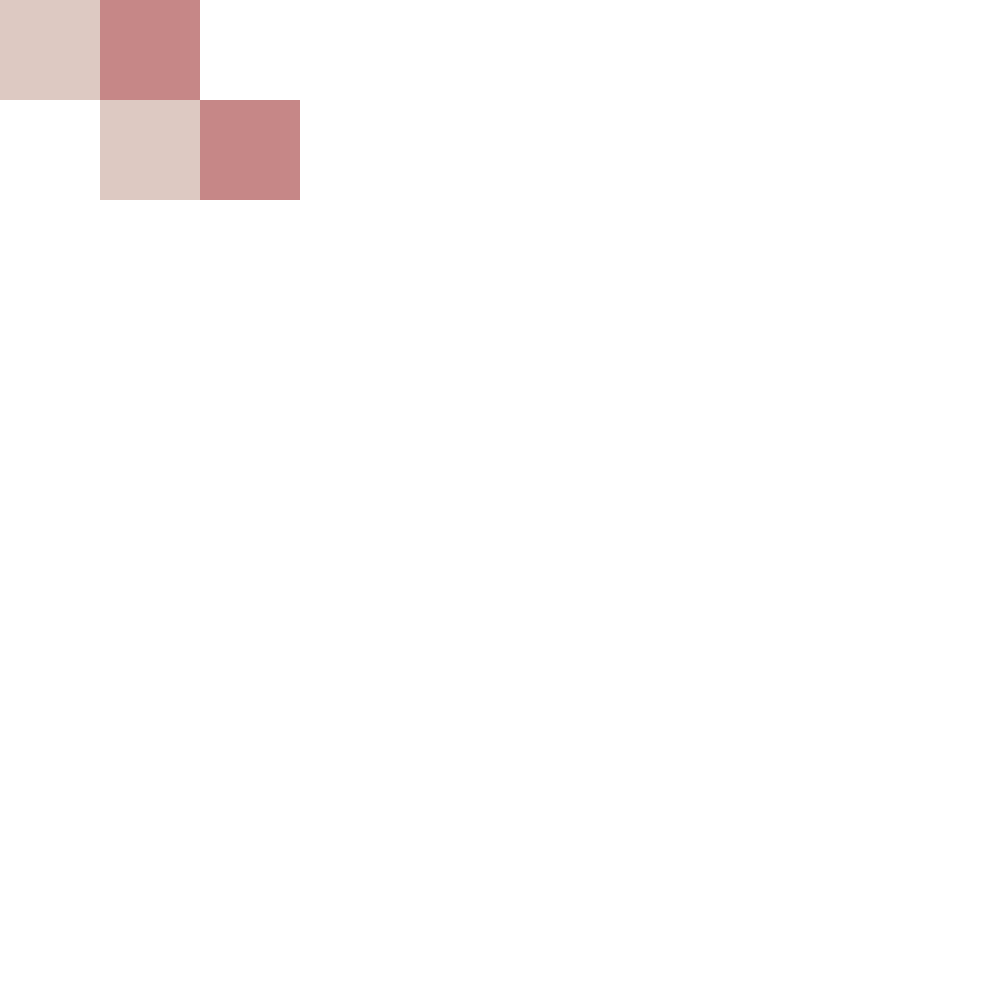
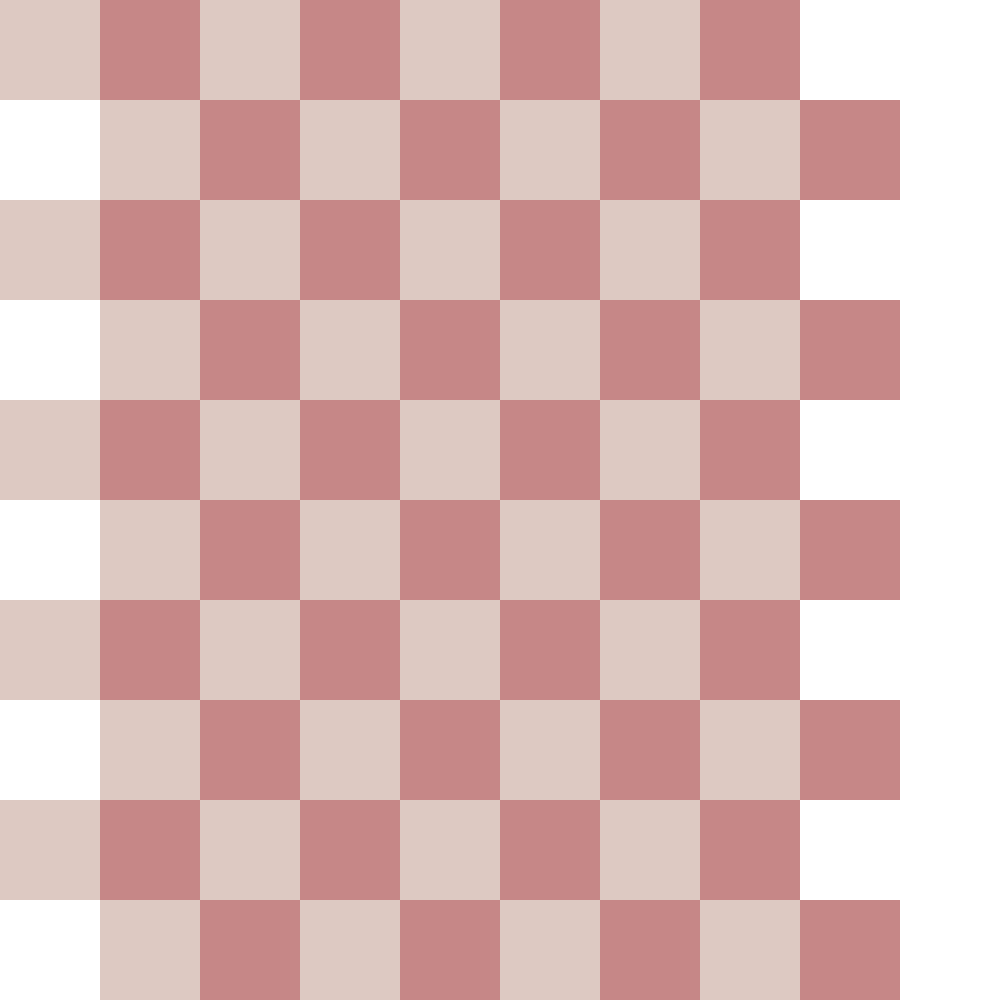
Layer changes from the first 1000px x 1000px image to the second:
added layer "Pasted Layer #3" above "Pasted Layer #2" over bbox(0, 200, 900, 400)
added layer "Pasted Layer #2" above "Pasted Layer #1" over bbox(0, 400, 900, 600)
added layer "Pasted Layer #1" above "Pasted Layer" over bbox(0, 600, 900, 800)
added layer "Pasted Layer" above "Background" over bbox(0, 800, 900, 1000)
painted on "Background" over bbox(0, 0, 900, 1000)
